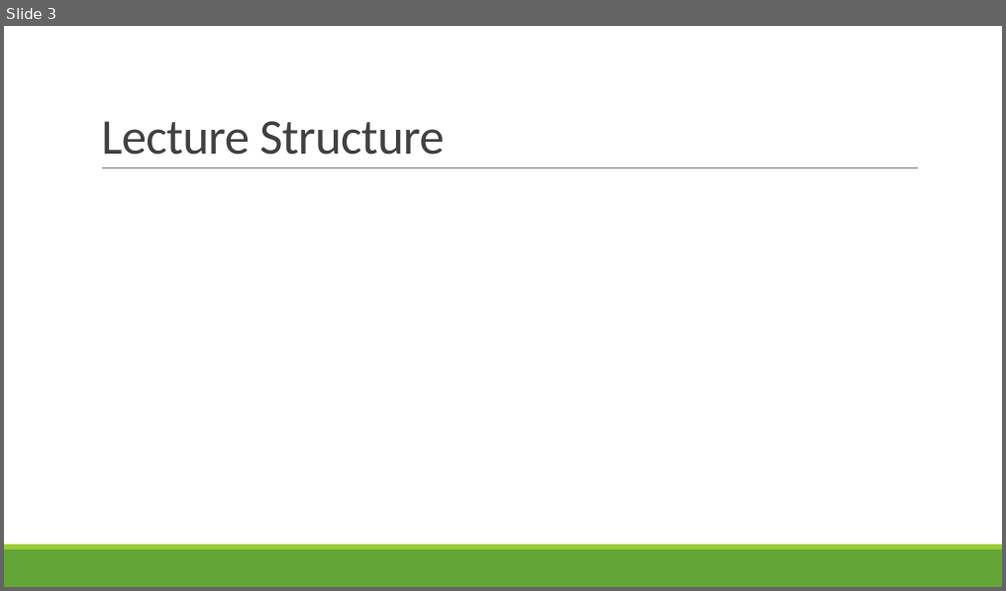
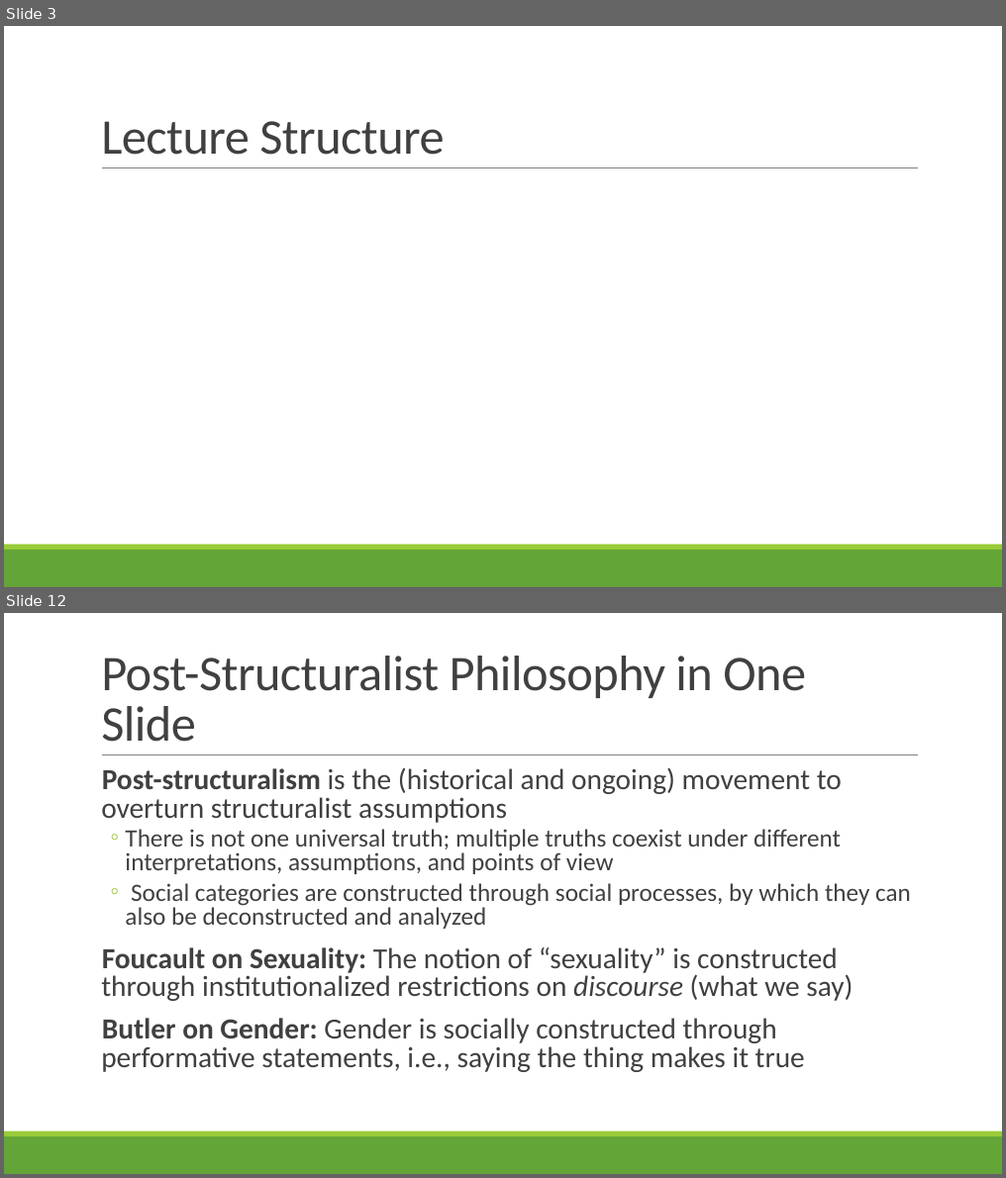
Before and after one commit to rbohrer/pl-course, a slide deck: LectureSlides/10GenderDisability.pptx. Shown one above the other, each under a label of ours: slide 3 before the commit, slides 3 and 12 after it; the slides between them are not shown. The pictures are 1006x591 and 1006x1178 pixels, drawn with LibreOffice and Linux fonts; fonts in the diff are those of the drawing. Boxes give left, top, right and bottom in pixels: in the first picture for what was removed or moved away, otherwise in the second. Text is boxed around its words. In the diff, an @@ line names an element or a change of style, - is before the commit and + after.

```diff
--- a/LectureSlides/10GenderDisability.pptx
+++ b/LectureSlides/10GenderDisability.pptx
@@ slide 12 added at bbox=[4, 613, 1002, 1174], background #FFFFFF; not listed: 3 template elements that a slide beside it also shows @@
@@ title added at bbox=[101, 656, 806, 742], 48 pt, text #404040 @@
+Post-Structuralist Philosophy in One Slide
@@ text added at bbox=[101, 767, 911, 1072], 28 pt, text #404040 @@
+  Post-structuralism is the (historical and ongoing) movement to overturn structuralist assumptions
+  ◦ There is not one universal truth; multiple truths coexist under different interpretations, assumptions, and points of view
+  ◦ Social categories are constructed through social processes, by which they can also be deconstructed and analyzed
+  Foucault on Sexuality: The notion of “sexuality” is constructed through institutionalized restrictions on discourse (what we say)
+  Butler on Gender: Gender is socially constructed through performative statements, i.e., saying the thing makes it true
```
Also in this commit, not shown: 2 slides changed, 24 other slides added, 2 slides removed.
